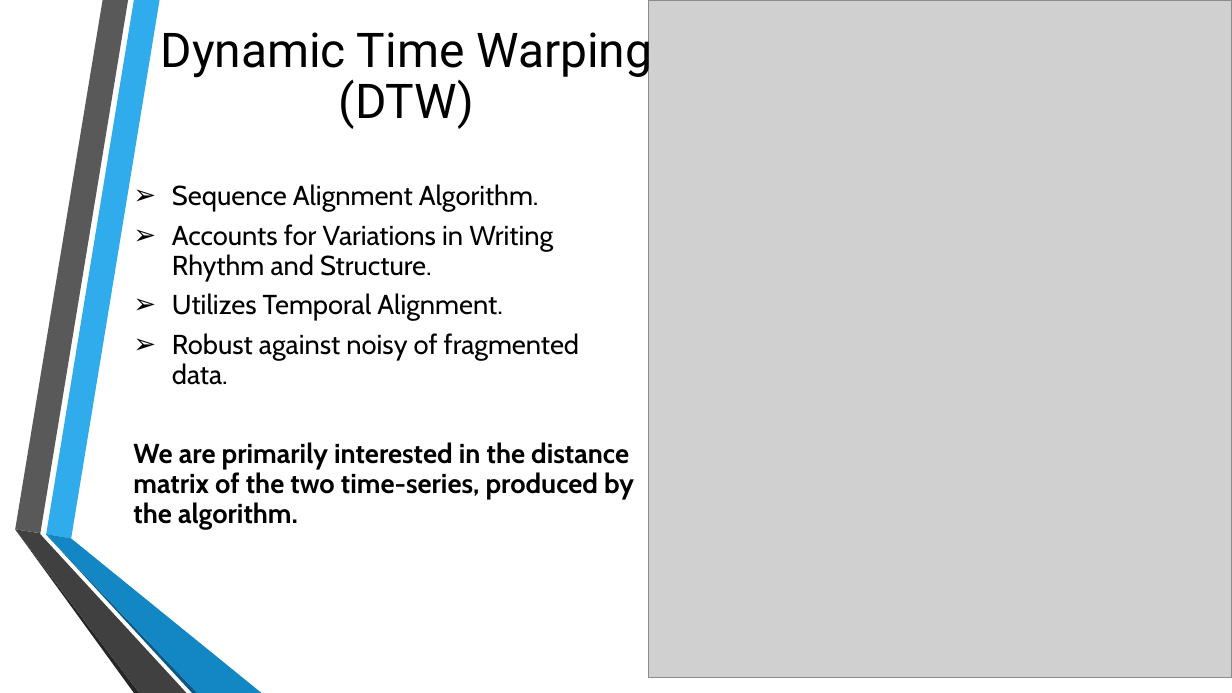
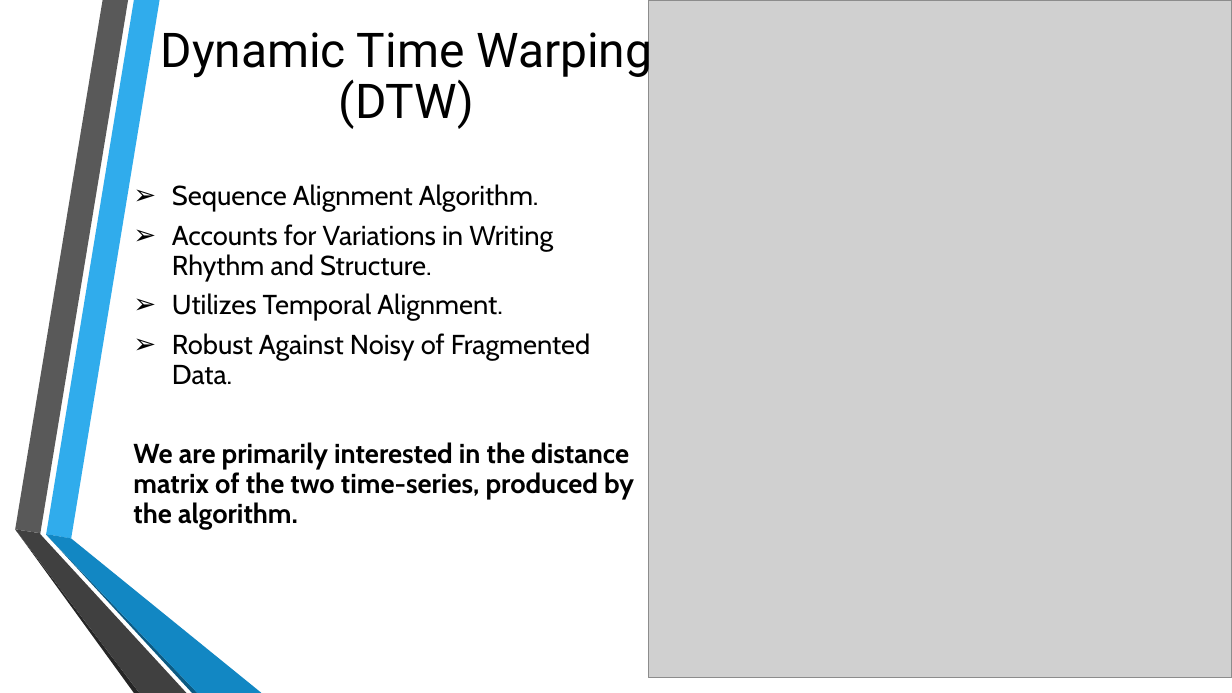
Before and after one commit to Adir111/TCPMSiameseBERT, a slide deck: slide 14 of PhaseA/Phase A - Presentation.pptx. Drawn at 1232x693 pixels with LibreOffice and Linux fonts; fonts in the diff are those of the drawing; grey boxes stand for pictures. Boxes give left, top, right and bottom in pixels: in the first picture for what was removed or moved away, otherwise in the second. Text is boxed around its words. In the diff, an @@ line names an element or a change of style, - is before the commit and + after.

Commit message:
Updated Pt3

```diff
--- a/PhaseA/Phase A - Presentation.pptx
+++ b/PhaseA/Phase A - Presentation.pptx
@@ text at bbox=[172, 333, 590, 385]: text changed @@
-➢ Robust against noisy of fragmented data.
+➢ Robust Against Noisy of Fragmented Data.
```
Also in this commit, not shown: 3 other slides changed.
